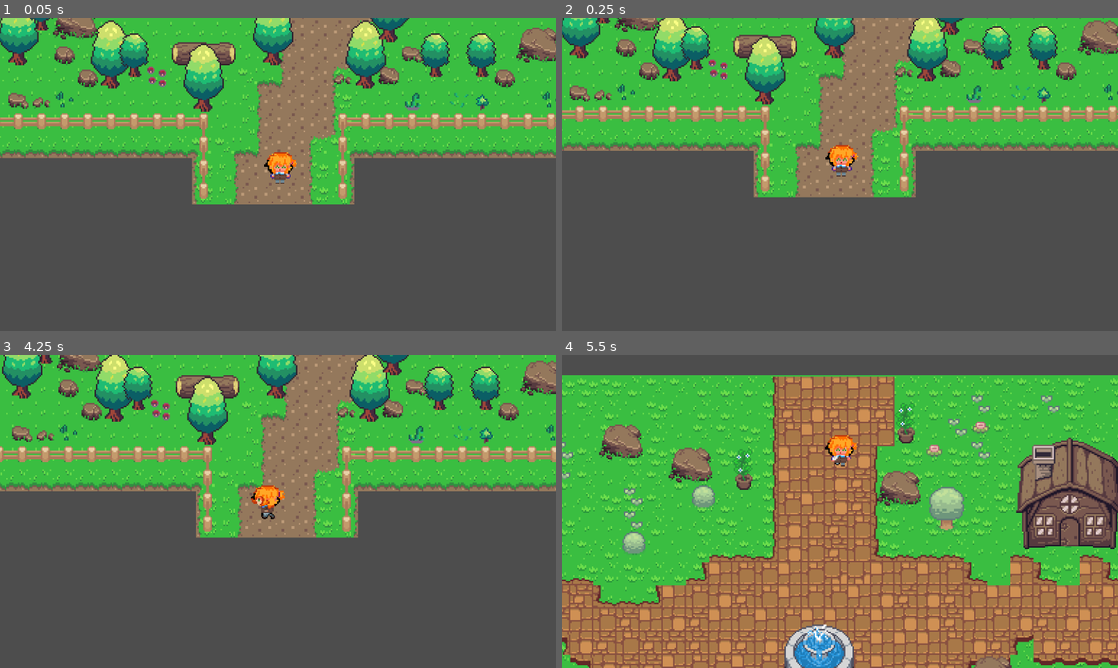
Above: before the commit, frames 1-4 (two rows, left to right).
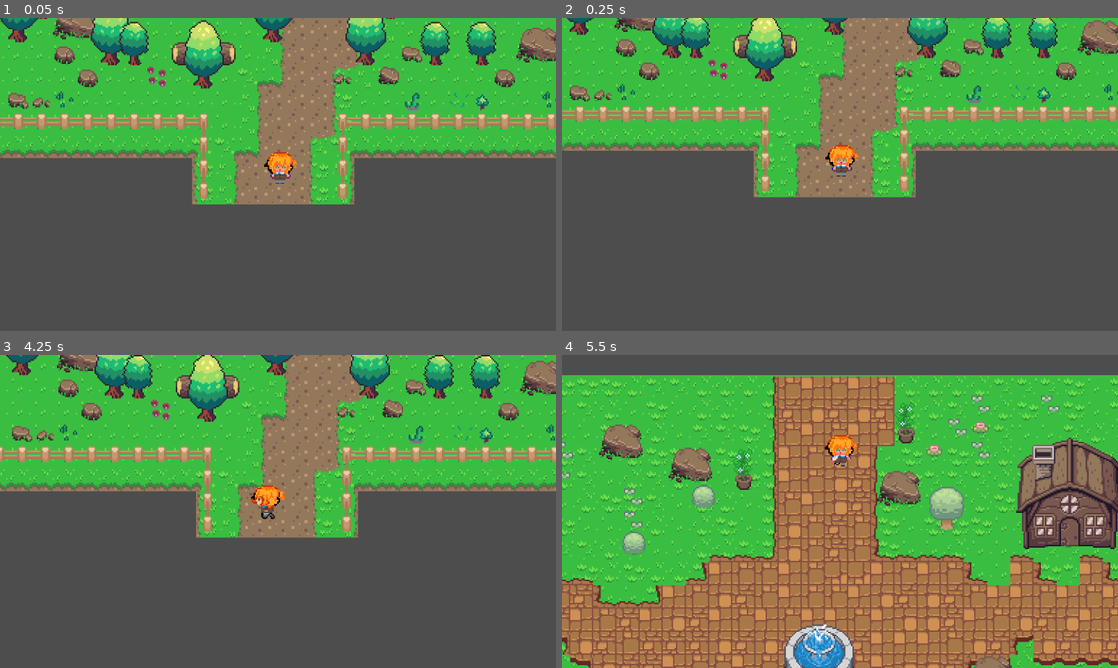
Above: after the commit, the same moments.

Repository: AiNhi-06/PLF
Game: Godot game, scene res://scenes/tile_map.tscn
The game is run twice, just before and just after one commit, with the same random seed, the same clock (stepped at 60 frames per second) and the same inputs. This scene is started directly instead of the project's main scene.
Inputs:
- Up to frame 1 (0.05 s): no input
- Up to frame 2 (0.25 s): no input
- Up to frame 3 (4.25 s): hold D (right) 0.53-1.28 s; hold S (down) 1.28-2.03 s; hold D (right) 2.03-2.78 s; hold W (up) 2.78-3.53 s; hold A (left) from 3.53 s (still down)
- Up to frame 4 (5.5 s): release A (left) at 5.03 s; hold S (down) from 5.03 s (still down)

The runs differ from the first frame. In frame 1, 8.0% of the frame differs, in the area x 0-90%, y 0-30%; in frame 2, 7.2%; in frame 3, 7.6%; in frame 4, nothing differs.

Commit message:
fix famr

Diff:
--- a/assets/Tilesets/game_tile_set.tres
+++ b/assets/Tilesets/game_tile_set.tres
@@ -12,10 +12,12 @@
 texture = ExtResource("1_pi5w0")
 6:12/size_in_atlas = Vector2i(2, 3)
 6:12/0 = 0
-6:12/0/physics_layer_0/polygon_0/points = PackedVector2Array(0, 20.661457, -8, 8, -8, -3.4188032, 8, -3.5674458, 8, 8)
+6:12/0/texture_origin = Vector2i(0, 16)
+6:12/0/physics_layer_0/polygon_0/points = PackedVector2Array(-4.4396324, -0.26115417, 4.9619427, 0.60936165, 8, 8, -8, 8)
 4:13/size_in_atlas = Vector2i(2, 2)
 4:13/0 = 0
-4:13/0/physics_layer_0/polygon_0/points = PackedVector2Array(5.0538816, -8, 6.094386, -1.189148, 3.5674467, 8, 0.594574, 13.823854, -4.013376, 8, -6.6889615, -1.7837229, -4.7565947, -8)
+4:13/0/texture_origin = Vector2i(0, 8)
+4:13/0/physics_layer_0/polygon_0/points = PackedVector2Array(3.220911, 2.3503952, 3.5674467, 8, 0.9575672, 8, -4.013376, 8, -3.220909, 2.3503952)
 2:14/size_in_atlas = Vector2i(2, 1)
 2:14/0 = 0
 2:14/0/physics_layer_0/polygon_0/points = PackedVector2Array(1.3166561, -4.7399616, 8, 6.0566177, 1.0533237, 8, -8, 1.8433189)
@@ -1086,7 +1088,8 @@
 texture = ExtResource("5_ow828")
 0:0/size_in_atlas = Vector2i(7, 7)
 0:0/0 = 0
-0:0/0/physics_layer_0/polygon_0/points = PackedVector2Array(-5.529955, -32.9164, 19.749842, -10.796581, 45.29297, -2.1066494, 43.44965, 23.173145, 44.31819, 44.7847, -34.52154, 45.717712, -35.549713, -5.2666245)
+0:0/0/texture_origin = Vector2i(0, 32)
+0:0/0/physics_layer_0/polygon_0/points = PackedVector2Array(-5.529955, -32.9164, 47.933884, -24.793385, 49.256195, 15.537193, -36.033054, 14.214882, -37.35537, -30.082642)
 
 [sub_resource type="TileSetAtlasSource" id="TileSetAtlasSource_4agr7"]
 texture = ExtResource("3_0b0mn")
--- a/scenes/tile_map.tscn
+++ b/scenes/tile_map.tscn
@@ -38,10 +38,12 @@
 tile_set = ExtResource("1_mo13j")
 
 [node name="House" type="TileMapLayer" parent="Map" unique_id=1949006846]
+y_sort_enabled = true
 tile_map_data = PackedByteArray("AAAsAAwABAAAAAAAAAA=")
 tile_set = ExtResource("1_mo13j")
 
 [node name="Lake" type="TileMapLayer" parent="Map/House" unique_id=1834118589]
+y_sort_enabled = true
 tile_map_data = PackedByteArray("AAAvABQAAQACAAYAAAAvABUAAQACAAcAAAAvABYAAQACAAcAAAAvABcAAQACAAcAAAAvABgAAQACAAcAAAAvAB …(400 unchanged characters)…
 tile_set = ExtResource("1_mo13j")
 
@@ -49,29 +51,36 @@
 tile_set = ExtResource("1_mo13j")
 
 [node name="Flowers" type="TileMapLayer" parent="Map/Decorate" unique_id=222350817]
+y_sort_enabled = true
 tile_map_data = PackedByteArray("AAAPAA4AAAABAA8AAAAUABcAAAACAA8AAAAVAAYAAAAKAA8AAAAVAB0AAAALAA0AAAAWABcAAAAEAA8AAAAWAB …(1696 unchanged characters)…
 tile_set = ExtResource("1_mo13j")
 
 [node name="Fence" type="TileMapLayer" parent="Map/Decorate" unique_id=1154349748]
+y_sort_enabled = true
 tile_map_data = PackedByteArray("AAAOAAUABQABAAAAAAAOAAYABQAAAAEAAAAOAAcABQAAAAEAAAAOAAgABQAAAAEAAAAOAAkABQAAAAEAAAAOAA …(2112 unchanged characters)…
 tile_set = ExtResource("1_mo13j")
 
 [node name="Materials" type="TileMapLayer" parent="Map" unique_id=143184189]
+y_sort_enabled = true
 tile_set = ExtResource("1_mo13j")
 
 [node name="Logs" type="TileMapLayer" parent="Map/Materials" unique_id=1739241228]
+y_sort_enabled = true
 tile_map_data = PackedByteArray("AAARABEAAQADAAUAAAASABEAAQAEAAUAAAATABEAAQAFAAUAAAATABsAAQADAAUAAAAUABsAAQAEAAUAAAAVAB …(352 unchanged characters)…
 tile_set = ExtResource("1_mo13j")
 
 [node name="Rock" type="TileMapLayer" parent="Map/Materials" unique_id=1568523838]
+y_sort_enabled = true
 tile_map_data = PackedByteArray("AAAQABkAAQAGAAUAAAAQABoAAQAIAAUAAAARAAgAAQAIAAUAAAARABQAAQAIAAUAAAARABUAAQAJAAUAAAARAB …(1744 unchanged characters)…
 tile_set = ExtResource("1_mo13j")
 
 [node name="Big tree" type="TileMapLayer" parent="Map/Materials" unique_id=1367101722]
+y_sort_enabled = true
 tile_map_data = PackedByteArray("AAAQABEAAAAGAAwAAAARABcAAAAGAAwAAAATABkAAAAGAAwAAAAVAAgAAAAGAAwAAAAVAA4AAAAGAAwAAAAWAB …(400 unchanged characters)…
 tile_set = ExtResource("1_mo13j")
 
 [node name="Small tree" type="TileMapLayer" parent="Map/Materials" unique_id=1903529875]
+y_sort_enabled = true
 tile_map_data = PackedByteArray("AAASAAcAAAAEAA0AAAAlAAUAAAAEAA0AAAAqAAYAAAAEAA0AAAA2ABQAAAAEAA0AAAA3ABEAAAAEAA0AAAAzAA …(464 unchanged characters)…
 tile_set = ExtResource("1_mo13j")
 
Not shown: 1 places in scenes/tile_map.tscn that only renumber resources
